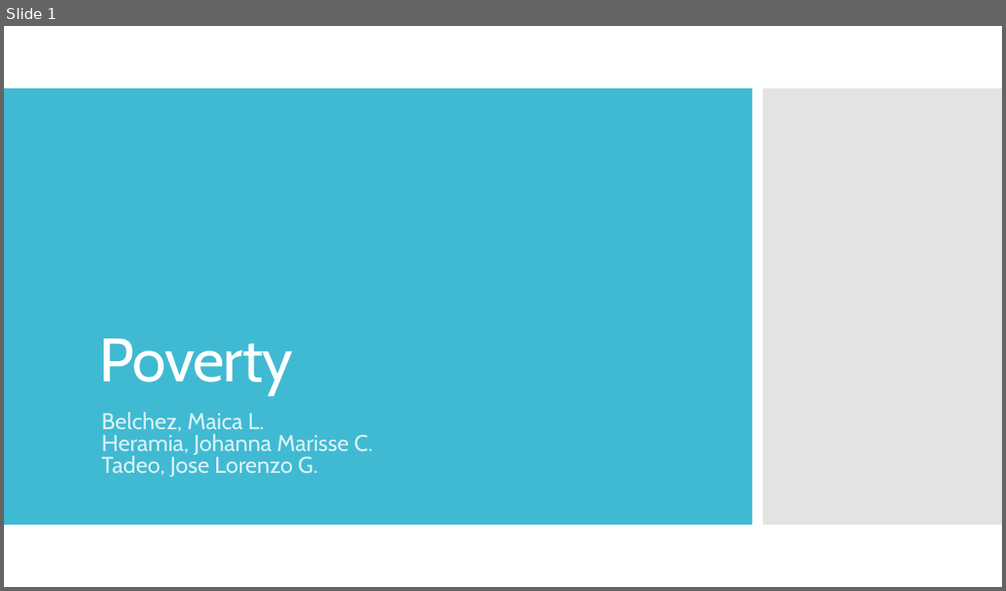
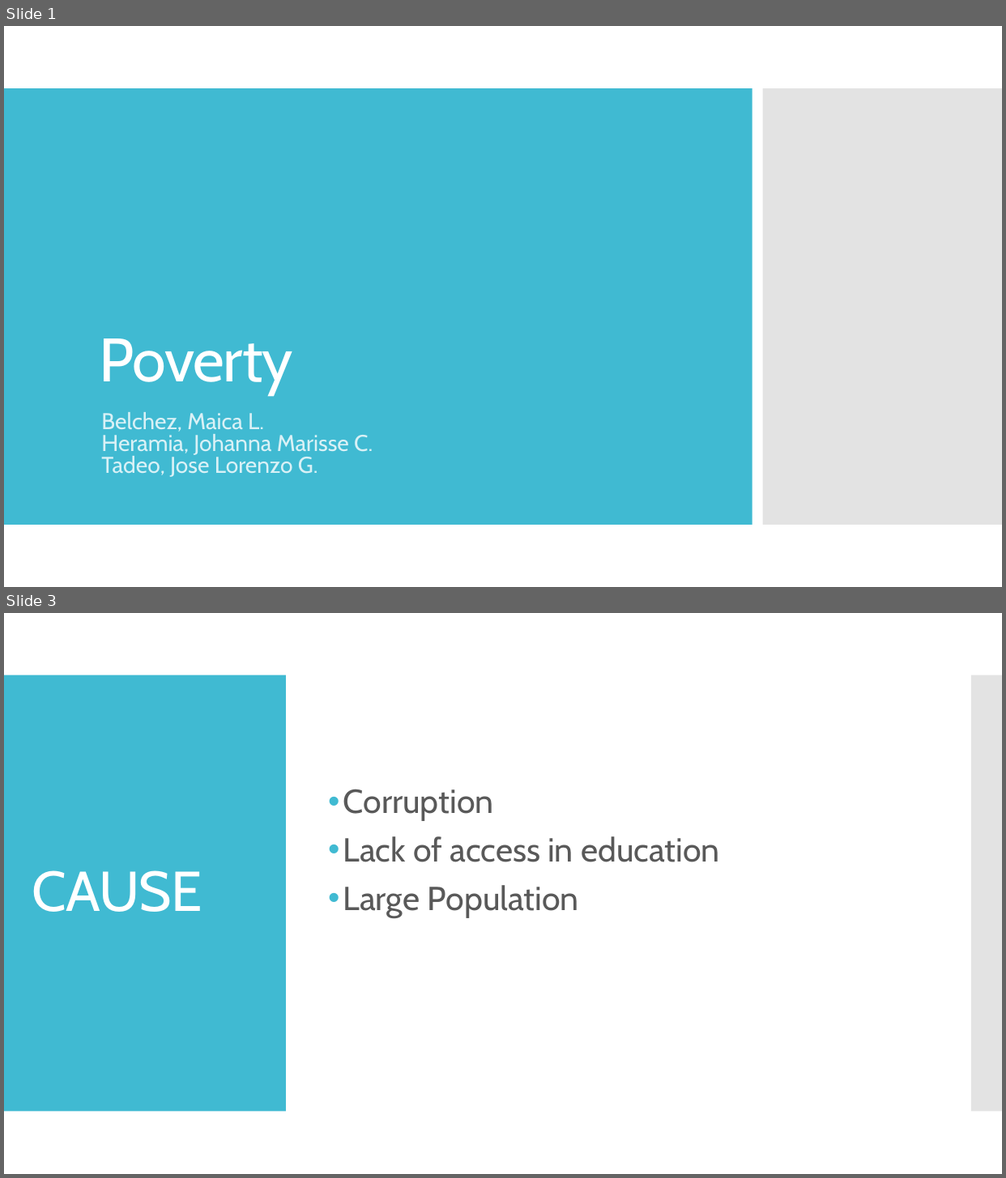
Before and after one commit to jcheramia7/IBMDESC-Poverty, a slide deck: Documentation/FinalPresentation.pptx. Shown one above the other, each under a label of ours: slide 1 before the commit, slides 1 and 3 after it; the slides between them are not shown. The pictures are 1006x591 and 1006x1178 pixels, drawn with LibreOffice and Linux fonts; fonts in the diff are those of the drawing. Boxes give left, top, right and bottom in pixels: in the first picture for what was removed or moved away, otherwise in the second. Text is boxed around its words. In the diff, an @@ line names an element or a change of style, - is before the commit and + after.

```diff
--- a/Documentation/FinalPresentation.pptx
+++ b/Documentation/FinalPresentation.pptx
@@ slide 3 added at box(4, 613, 1002, 1174), background #FFFFFF @@
@@ rectangle added at box(4, 675, 286, 1112), fill #40BAD2 @@
@@ rectangle added at box(971, 675, 1002, 1112), fill #C8C8C8 at 50% opacity @@
@@ text added at box(343, 789, 719, 918), 32 pt, text #595959 @@
+• Corruption
+• Lack of access in education
+• Large Population
@@ title added at box(32, 871, 202, 912), 54 pt, text #FFFFFF @@
+CAUSE
```
Also in this commit, not shown: 1 slide changed, 4 other slides added, 2 slides removed.
